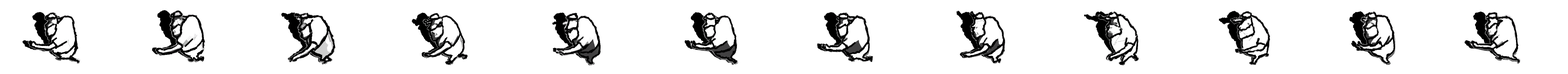
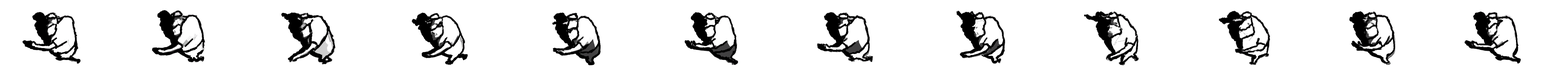
Layers edited between the first and the second (1568, 74) image:
painted on "Copie de Calque copié" over [27, 12, 1521, 65]
